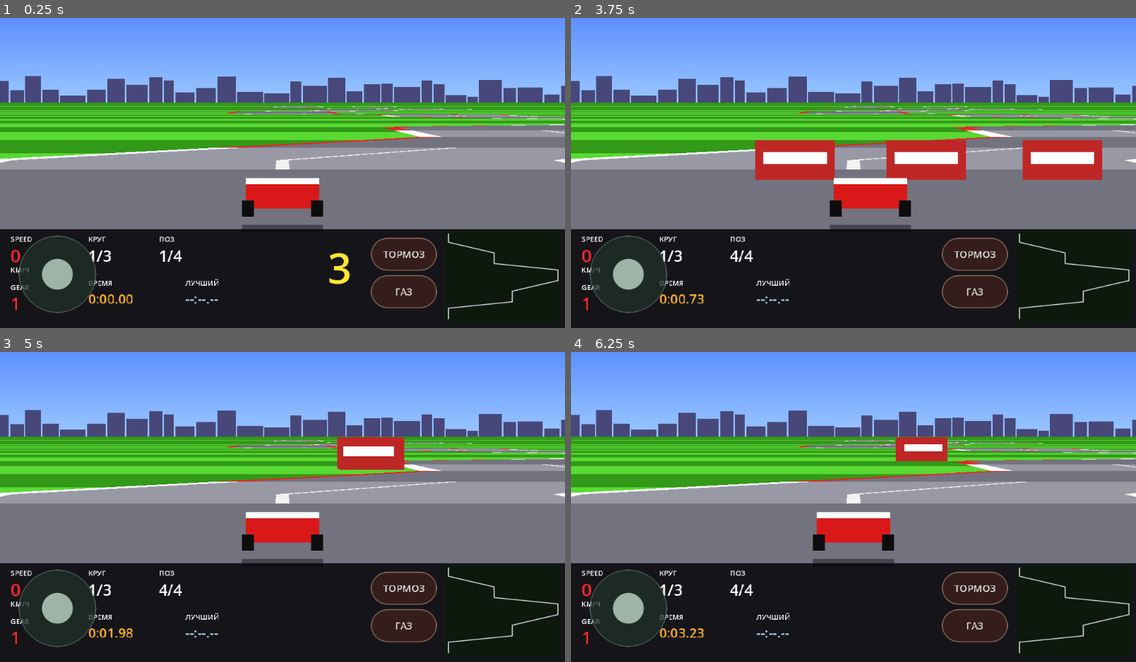
Above: before the commit, frames 1-4 (two rows, left to right).
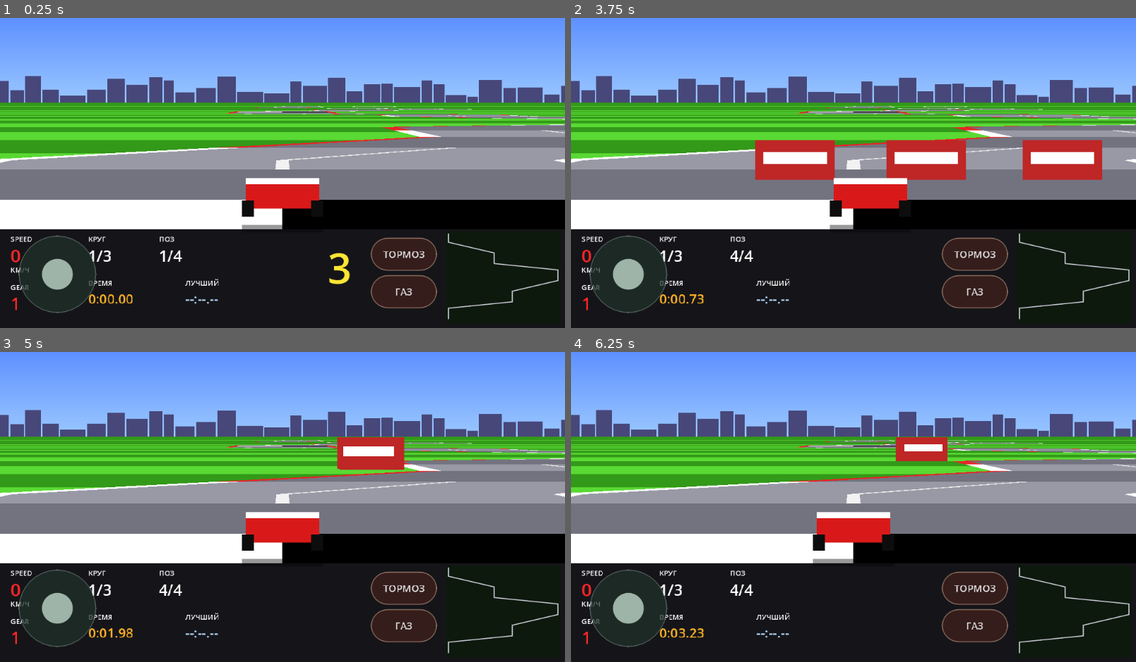
Above: after the commit, the same moments.

Repository: masterofmagic234/Arkon
Game: Godot game, scene res://scenes/level2_pseudo3d.tscn
Same seed, same stepped clock (60 frames per second), same inputs: the game is played once before the commit and once after it. This scene is started directly instead of the project's main scene.
Inputs (mouse positions are in pixels of both pictures, inside the frame that each line leads up to):
- Up to frame 1 (0.25 s): no input
- Up to frame 2 (3.75 s): click "ТОРМОЗ" at 0.5 s; click "ГАЗ" at 1.25 s; tap Enter at 2 s; move the mouse to (977, 154) at 2.02 s; hold D (race_right) 2.03-2.75 s; click (977, 154) at 2.17 s; tap Space at 2.75 s; drag from (740, 185) to (825, 231) at 2.77 s; move the mouse to (910, 98) at 3.52 s; hold D (race_right) from 3.53 s (still down)
- Up to frame 3 (5 s): release D (race_right) at 4.25 s; drag from (254, 565) to (113, 457) at 4.27 s
- Up to frame 4 (6.25 s): move the mouse to (1023, 550) at 5.02 s; hold A (race_left) 5.03-5.75 s; drag from (684, 457) to (768, 423) at 5.77 s

The runs differ from the first frame. In frame 1, 9.1% of the frame differs, in the area x 0-100%, y 30-69%; in frame 2, 9.1%; in frame 3, 9.1%; in frame 4, 9.1%.
Error in both runs: Invalid access to property or key 'world_x' on a base object of type 'RefCounted (race_ai_controller.gd)'. (res://scripts/race_minimap_nes.gd:43)

Commit message:
Add Level 2 start finish marker

Diff:
--- a/scripts/race_renderer_pseudo3d.gd
+++ b/scripts/race_renderer_pseudo3d.gd
@@ -150,6 +150,13 @@
         var road_col: Color = COL_ROAD_DARK if dark else COL_ROAD_LIGHT
         draw_colored_polygon(PackedVector2Array([l0, r0, r1, l1]), road_col)
 
+        if sidx[i] == 0:
+            var m0 = l0.lerp(r0, 0.5)
+            var m1 = l1.lerp(r1, 0.5)
+            draw_colored_polygon(PackedVector2Array([l0, m0, m1, l1]), Color.WHITE)
+            draw_colored_polygon(PackedVector2Array([m0, r0, r1, m1]), Color.BLACK)
+
+
         var rw0: float = maxf(2.0, shw[i] * 0.12)
         var rw1: float = maxf(2.0, shw[i + 1] * 0.12)
         var rumb_col: Color = COL_RUMBLE_DARK if dark else COL_RUMBLE_LIGHT
